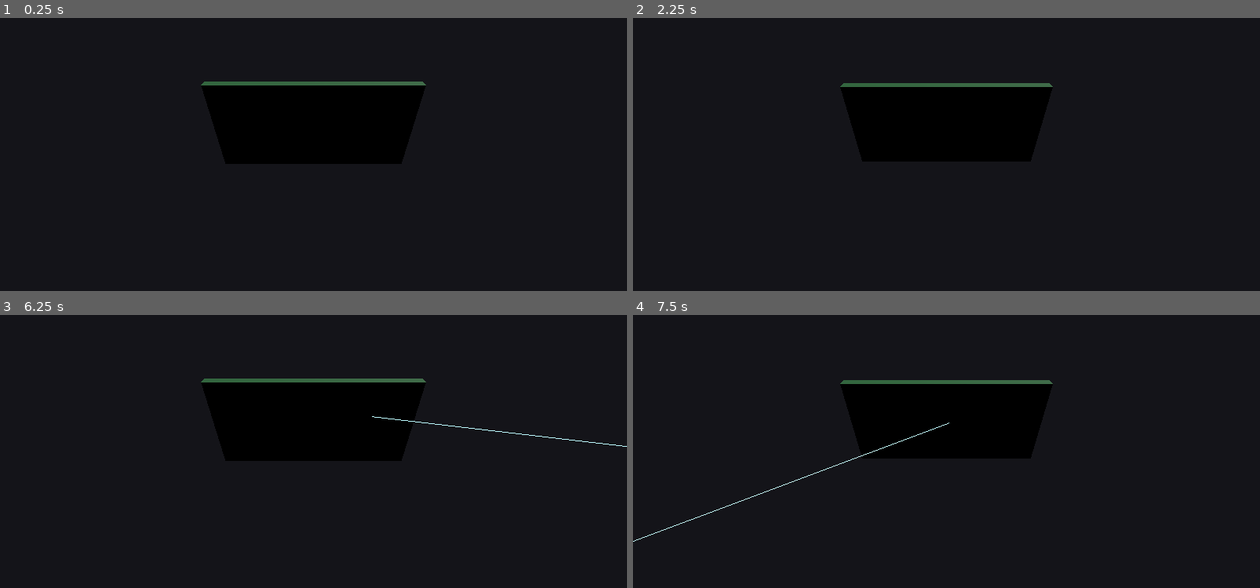
Above: before the commit, frames 1-4 (two rows, left to right).
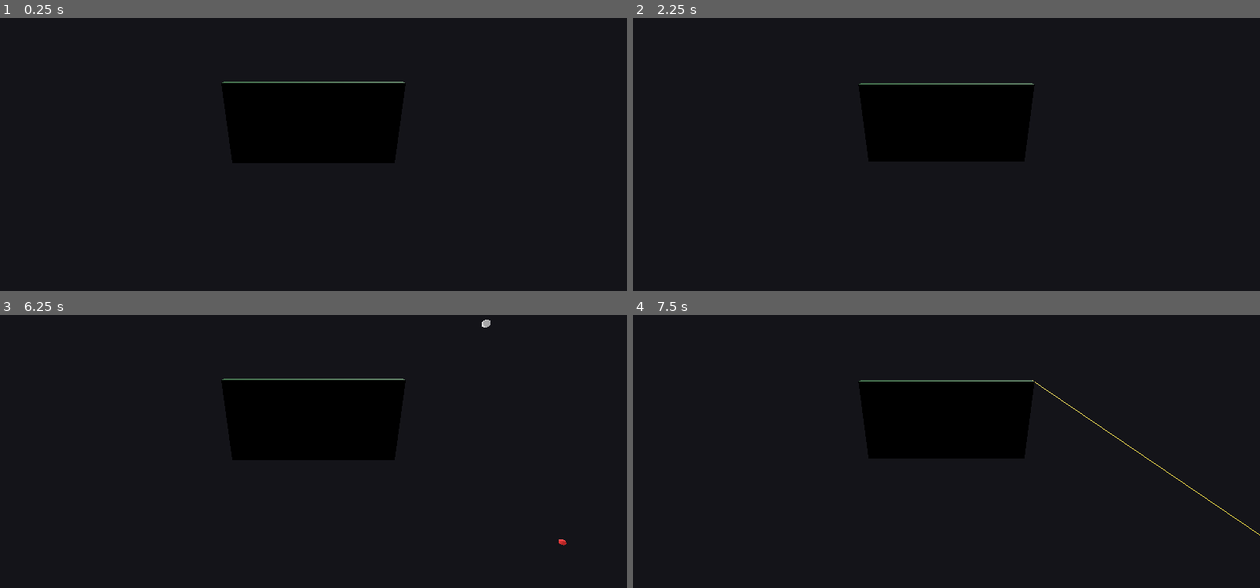
Above: after the commit, the same moments.

Repository: zhawei98213/pool8Ball
Game: Godot game, scene res://scenes/Main.tscn
Two runs of this game, one before a commit and one after it. Both use one fixed random seed, a clock stepped at 60 frames per second and the inputs below.
Inputs (mouse positions are in pixels of both pictures, inside the frame that each line leads up to):
- Up to frame 1 (0.25 s): no input
- Up to frame 2 (2.25 s): tap Enter at 0.5 s; move the mouse to (1084, 97) at 0.52 s; hold B (place_mode) 0.53-1.25 s; click (1084, 97) at 0.67 s; tap R (reset_balls) at 1.25, 2 s; drag from (821, 132) to (915, 184) at 1.27 s; move the mouse to (1009, 37) at 2.02 s; hold Mouse wheel down (zoom_out) from 2.03 s (still down); click (1009, 37) at 2.17 s
- Up to frame 3 (6.25 s): release Mouse wheel down (zoom_out) at 2.75 s; tap R (reset_balls) at 2.75, 3.5, 4.25 s; drag from (282, 481) to (125, 358) at 2.77 s; move the mouse to (501, 465) at 3.52 s; hold Mouse wheel up (zoom_in) 3.53-4.25 s; click (501, 465) at 3.67 s; drag from (125, 358) to (219, 323) at 4.27 s; move the mouse to (344, 410) at 5.02 s; hold B (place_mode) 5.03-5.75 s; click (344, 410) at 5.17 s; drag from (219, 323) to (188, 429) at 5.77 s
- Up to frame 4 (7.5 s): move the mouse to (1084, 394) at 6.52 s; hold Mouse wheel down (zoom_out) 6.53-7.25 s; click (1084, 394) at 6.67 s; drag from (821, 429) to (915, 481) at 7.27 s

The runs differ from the first frame. In frame 1, 1.8% of the frame differs, in the area x 32-68%, y 23-54%; in frame 2, 1.5%; in frame 3, 1.9%, in the area x 32-100%, y 1-85%; in frame 4, 1.7%.

Commit message:
Fix aim assist warning and raise camera pitch

Diff:
--- a/scenes/Main.tscn
+++ b/scenes/Main.tscn
@@ -69,7 +69,7 @@
 
 
 [node name="CameraRig" type="Node3D" parent="."]
-position = Vector3(0, 0.2, 0)
+position = Vector3(0, 0.35, 0)
 script = ExtResource("1")
 
 [node name="Camera3D" type="Camera3D" parent="CameraRig"]
--- a/scripts/AimAssist.gd
+++ b/scripts/AimAssist.gd
@@ -38,10 +38,10 @@
 	var pocket_pos: Vector3 = _find_best_pocket(target_pos, aim_dir)
 	_set_line(_target_line, target_pos, pocket_pos)
 
-func _set_visible(is_visible: bool) -> void:
-	_cue_line.visible = is_visible
-	_target_line.visible = is_visible
-	_ghost_ball.visible = is_visible
+func _set_visible(show_lines: bool) -> void:
+	_cue_line.visible = show_lines
+	_target_line.visible = show_lines
+	_ghost_ball.visible = show_lines
 
 func _find_target_ball(cue_pos: Vector3, aim_dir: Vector3) -> RigidBody3D:
 	var balls: Array = get_tree().get_nodes_in_group("balls")
--- a/scripts/CameraOrbit.gd
+++ b/scripts/CameraOrbit.gd
@@ -1,15 +1,15 @@
 extends Node3D
 
-@export var distance := 3.2
-@export var min_distance := 1.5
-@export var max_distance := 6.0
+@export var distance := 3.8
+@export var min_distance := 1.8
+@export var max_distance := 7.0
 @export var yaw_speed := 0.01
 @export var pitch_speed := 0.01
 @export var min_pitch := deg_to_rad(-10.0)
 @export var max_pitch := deg_to_rad(60.0)
 
 var _yaw := 0.0
-var _pitch := deg_to_rad(55.0)
+var _pitch := deg_to_rad(70.0)
 var _orbiting := false
 
 @onready var _camera: Camera3D = $Camera3D
